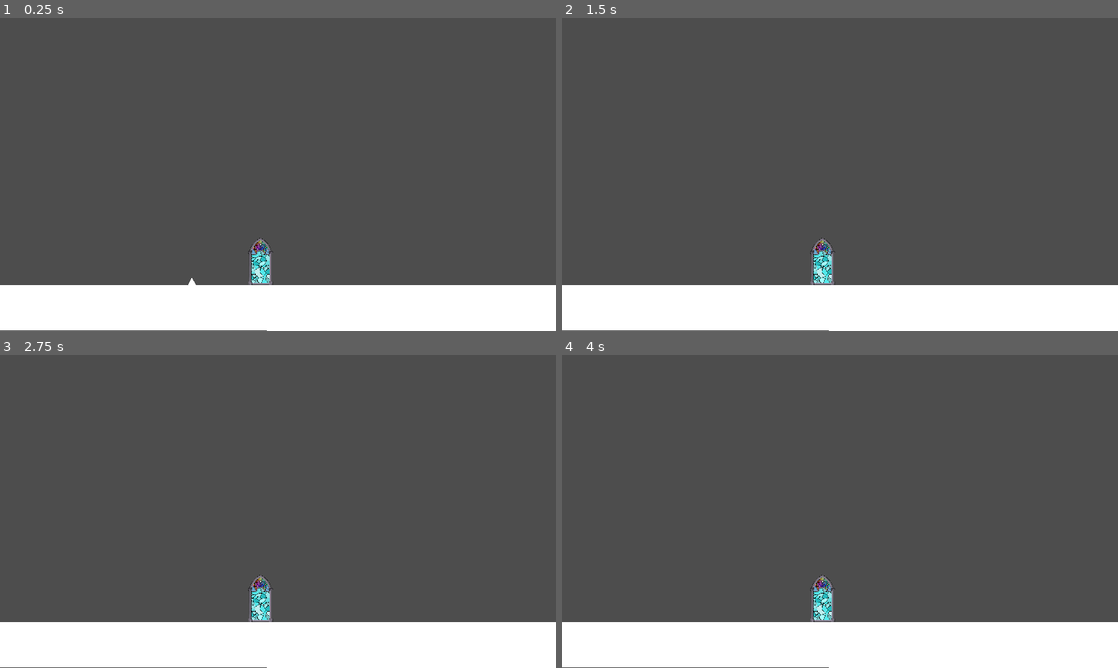
Above: before the commit, frames 1-4 (two rows, left to right).
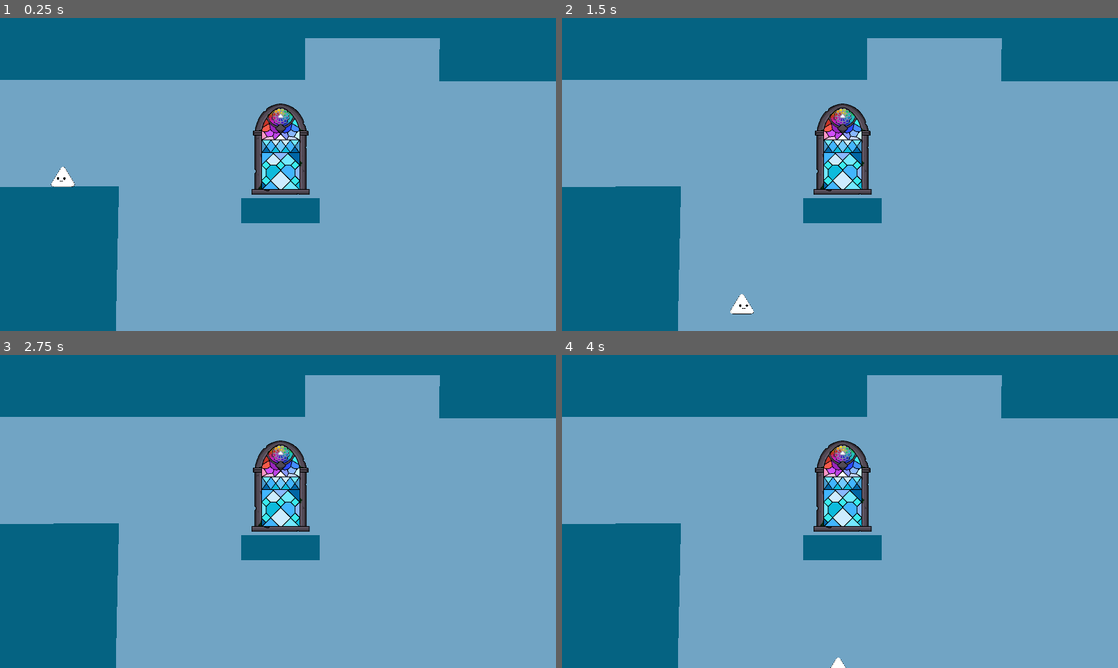
Above: after the commit, the same moments.

Repository: D4v11d/ReflectionGodot
Game: Godot game, scene res://scenes/game.tscn
Same seed, same stepped clock (60 frames per second), same inputs: the game is played once before the commit and once after it.
Inputs:
- Up to frame 1 (0.25 s): no input
- Up to frame 2 (1.5 s): tap Enter (ui_accept) at 0.5, 0.77, 1.07 s; hold Right (ui_right) from 0.53 s (still down); tap J (dash, bound only after the commit) at 0.6 s; tap K (interact, bound only after the commit) at 0.8, 1.35 s
- Up to frame 3 (2.75 s): tap Enter (ui_accept) at 1.52, 1.55, 1.82, 2, 2.1 s; release Right (ui_right) at 2.03 s; hold Left (ui_left) from 2.03 s (still down); tap J (dash, bound only after the commit) at 2.3 s
- Up to frame 4 (4 s): tap Enter (ui_accept) at 2.75, 3.02, 3.32, 3.77, 3.8 s; release Left (ui_left) at 2.78 s; hold Right (ui_right) from 2.78 s (still down); tap J (dash, bound only after the commit) at 2.85 s; tap K (interact, bound only after the commit) at 3.05, 3.6 s

The runs differ from the first frame. In frame 1, 100% of the frame differs, in the area x 0-100%, y 0-100%; in frame 2, 99%; in frame 3, 100%; in frame 4, 99%.

Commit message:
feat: Changes in description
Implement:
- Polygon Structure
- Mirror warp
- Player dash
- Animations

Diff:
--- a/project.godot
+++ b/project.godot
@@ -18,3 +18,30 @@
 [display]
 
 window/stretch/mode="canvas_items"
+
+[input]
+
+interact={
+"deadzone": 0.5,
+"events": [Object(InputEventKey,"resource_local_to_scene":false,"resource_name":"","device":-1,"window_id":0,"alt_pressed":false,"shift_pressed":false,"ctrl_pressed":false,"meta_pressed":false,"pressed":false,"keycode":0,"physical_keycode":75,"key_label":0,"unicode":107,"location":0,"echo":false,"script":null)
+, Object(InputEventKey,"resource_local_to_scene":false,"resource_name":"","device":-1,"window_id":0,"alt_pressed":false,"shift_pressed":false,"ctrl_pressed":false,"meta_pressed":false,"pressed":false,"keycode":0,"physical_keycode":69,"key_label":0,"unicode":101,"location":0,"echo":false,"script":null)
+]
+}
+dash={
+"deadzone": 0.5,
+"events": [Object(InputEventKey,"resource_local_to_scene":false,"resource_name":"","device":-1,"window_id":0,"alt_pressed":false,"shift_pressed":false,"ctrl_pressed":false,"meta_pressed":false,"pressed":false,"keycode":0,"physical_keycode":74,"key_label":0,"unicode":106,"location":0,"echo":false,"script":null)
+, Object(InputEventKey,"resource_local_to_scene":false,"resource_name":"","device":-1,"window_id":0,"alt_pressed":false,"shift_pressed":false,"ctrl_pressed":false,"meta_pressed":false,"pressed":false,"keycode":0,"physical_keycode":4194325,"key_label":0,"unicode":0,"location":0,"echo":false,"script":null)
+]
+}
+move_left={
+"deadzone": 0.5,
+"events": [Object(InputEventKey,"resource_local_to_scene":false,"resource_name":"","device":-1,"window_id":0,"alt_pressed":false,"shift_pressed":false,"ctrl_pressed":false,"meta_pressed":false,"pressed":false,"keycode":0,"physical_keycode":65,"key_label":0,"unicode":97,"location":0,"echo":false,"script":null)
+, Object(InputEventKey,"resource_local_to_scene":false,"resource_name":"","device":-1,"window_id":0,"alt_pressed":false,"shift_pressed":false,"ctrl_pressed":false,"meta_pressed":false,"pressed":false,"keycode":0,"physical_keycode":4194319,"key_label":0,"unicode":0,"location":0,"echo":false,"script":null)
+]
+}
+move_right={
+"deadzone": 0.5,
+"events": [Object(InputEventKey,"resource_local_to_scene":false,"resource_name":"","device":-1,"window_id":0,"alt_pressed":false,"shift_pressed":false,"ctrl_pressed":false,"meta_pressed":false,"pressed":false,"keycode":0,"physical_keycode":68,"key_label":0,"unicode":100,"location":0,"echo":false,"script":null)
+, Object(InputEventKey,"resource_local_to_scene":false,"resource_name":"","device":-1,"window_id":0,"alt_pressed":false,"shift_pressed":false,"ctrl_pressed":false,"meta_pressed":false,"pressed":false,"keycode":0,"physical_keycode":4194321,"key_label":0,"unicode":0,"location":0,"echo":false,"script":null)
+]
+}
--- a/scenes/game.tscn
+++ b/scenes/game.tscn
@@ -1,46 +1,82 @@
-[gd_scene load_steps=4 format=3 uid="uid://i73b5gb8cc41"]
+[gd_scene load_steps=5 format=3 uid="uid://i73b5gb8cc41"]
 
+[ext_resource type="Script" path="res://scripts/GameManager.gd" id="1_372e3"]
 [ext_resource type="PackedScene" uid="uid://c3f1y6oudbfxh" path="res://scenes/mirror.tscn" id="1_x8n6r"]
 [ext_resource type="PackedScene" uid="uid://dt7f7rvuli7cp" path="res://scenes/player.tscn" id="1_yonv0"]
-[ext_resource type="PackedScene" uid="uid://dsdvdgeoyvncw" path="res://scenes/mirror-upside-down.tscn" id="2_nyymr"]
+[ext_resource type="PackedScene" uid="uid://dsgfhokq3q6ya" path="res://scenes/polygon-structure.tscn" id="2_kqinp"]
 
 [node name="Game" type="Node2D"]
 position = Vector2(-9.98398, 495)
 
-[node name="Level1UpsideDown" type="Node" parent="."]
-
-[node name="Mirror" parent="Level1UpsideDown" instance=ExtResource("1_x8n6r")]
-position = Vector2(-66, 725)
-
-[node name="Polygon2D" type="Polygon2D" parent="Level1UpsideDown"]
-position = Vector2(-626.252, -414.773)
-scale = Vector2(2.08348, 1.63066)
-polygon = PackedVector2Array(15, 534, 1141, 534, 1141, 650.517, 15, 650)
-
-[node name="StaticBody2D" type="StaticBody2D" parent="Level1UpsideDown/Polygon2D"]
-position = Vector2(9.36935, -376.109)
-scale = Vector2(0.998791, 0.998771)
+[node name="GameManager" type="Node2D" parent="."]
+unique_name_in_owner = true
+script = ExtResource("1_372e3")
 
 [node name="Level1" type="Node" parent="."]
 
-[node name="Mirror" parent="Level1" instance=ExtResource("2_nyymr")]
-position = Vector2(-48, 1295)
+[node name="Background" type="Polygon2D" parent="Level1"]
+position = Vector2(-42, 351)
+color = Color(0.513726, 0.811765, 1, 0.666667)
+polygon = PackedVector2Array(-1845, 1022, -1766, -658, 2980, -743, 2856, 1322)
 
-[node name="Polygon2D" type="Polygon2D" parent="Level1"]
-position = Vector2(-630, -224)
-scale = Vector2(2.08348, 1.63066)
-polygon = PackedVector2Array(15, 534, 1141, 534, 1141, 650.517, 15, 650)
+[node name="Mirror" parent="Level1" node_paths=PackedStringArray("mirror_to_go", "camera_to_go") instance=ExtResource("1_x8n6r")]
+position = Vector2(352, 611)
+scale = Vector2(1.5, 1.485)
+mirror_to_go = NodePath("../../Level1UpsideDown/Mirror")
+camera_to_go = NodePath("../../Level1UpsideDown/Camera2")
 
-[node name="StaticBody2D" type="StaticBody2D" parent="Level1/Polygon2D"]
-position = Vector2(9.36935, -376.109)
-scale = Vector2(0.998791, 0.998771)
+[node name="Polygon-structure" parent="Level1" instance=ExtResource("2_kqinp")]
+position = Vector2(535.957, 1079.08)
+scale = Vector2(10.9264, 7.38461)
+color = Color(0.0220733, 0.38855, 0.511378, 1)
+polygon = PackedVector2Array(-150, -47, -78.9792, -47.5418, -80.5351, 55.375, 173.071, 47.5208, 176, 4.42142, 176, 57, 11.9672, 57, -150, 57, -150, 7.54408)
 
-[node name="Camera2D" type="Camera2D" parent="."]
-position = Vector2(589.984, -496)
+[node name="Polygon-structure2" parent="Level1" instance=ExtResource("2_kqinp")]
+position = Vector2(550.582, -6.29456)
+scale = Vector2(10.7905, 5.12797)
+color = Color(0.0220733, 0.38855, 0.511378, 1)
+polygon = PackedVector2Array(-150, -47, 8.56482, -47.0001, 176, -47, 175.47, 58.1701, 41.7419, 58.5601, 41.8173, 23.5128, -9.97001, 23.4585, -9.97001, 57.195, -150, 57)
+
+[node name="Polygon-structure3" parent="Level1" instance=ExtResource("2_kqinp")]
+position = Vector2(328, 824)
+color = Color(0.0235294, 0.388235, 0.509804, 1)
+
+[node name="Camera1" type="Camera2D" parent="Level1"]
+position = Vector2(332, 679)
+scale = Vector2(0.735294, 0.757576)
+zoom = Vector2(0.5, 0.5)
+
+[node name="Level1UpsideDown" type="Node" parent="."]
+
+[node name="Background" type="Polygon2D" parent="Level1UpsideDown"]
+position = Vector2(5803, 196)
+color = Color(0.513726, 0.811765, 1, 0.666667)
+polygon = PackedVector2Array(-1845, 1022, -1766, -658, 2980, -743, 2856, 1322)
+
+[node name="Mirror" parent="Level1UpsideDown" node_paths=PackedStringArray("mirror_to_go", "camera_to_go") instance=ExtResource("1_x8n6r")]
+position = Vector2(5883.4, 194.008)
+rotation = -3.14159
+scale = Vector2(1.5, 1.5)
+mirror_to_go = NodePath("../../Level1/Mirror")
+camera_to_go = NodePath("../../Level1/Camera1")
+
+[node name="Polygon-structure" parent="Level1UpsideDown" instance=ExtResource("2_kqinp")]
+position = Vector2(5418, 1315)
+scale = Vector2(7.51447, 3.82192)
+color = Color(0.0235294, 0.388235, 0.509804, 1)
+
+[node name="Polygon-structure2" parent="Level1UpsideDown" instance=ExtResource("2_kqinp")]
+position = Vector2(6190.4, -503.992)
+scale = Vector2(8.6227, 7.04273)
+color = Color(0.0235294, 0.388235, 0.509804, 1)
+polygon = PackedVector2Array(-150, -47, 176, -47, 176, 2.56929, 176, 57, -150, 57)
+
+[node name="Camera2" type="Camera2D" parent="Level1UpsideDown"]
+position = Vector2(6207, 231)
 zoom = Vector2(0.5, 0.5)
 
 [node name="Player" parent="." instance=ExtResource("1_yonv0")]
 z_index = 1
-position = Vector2(158.984, -119)
-collision_layer = 2
+position = Vector2(-539.016, 176)
+scale = Vector2(0.4, 0.4)
 collision_priority = 2.0
--- a/scenes/mirror-upside-down.tscn
+++ b/scenes/mirror-upside-down.tscn
@@ -4,24 +4,26 @@
 [ext_resource type="Texture2D" uid="uid://bhyl27fkcwc1o" path="res://assets/Mirrors/blue-512.png" id="2_fmsvq"]
 
 [sub_resource type="RectangleShape2D" id="RectangleShape2D_4odfv"]
-size = Vector2(158, 208)
+size = Vector2(158, 246)
 
 [node name="Mirror" type="Node2D"]
-position = Vector2(521, -86)
+position = Vector2(1257, -378)
 script = ExtResource("1_nxbnd")
 
 [node name="Sprite" type="Sprite2D" parent="."]
-position = Vector2(573, -364)
+position = Vector2(-2.99994, 14)
 scale = Vector2(0.4, 0.4)
 texture = ExtResource("2_fmsvq")
 flip_h = true
 flip_v = true
 
 [node name="Area2D" type="Area2D" parent="."]
+position = Vector2(-576, 378)
 
 [node name="CollisionShape2D" type="CollisionShape2D" parent="Area2D"]
-position = Vector2(572, -347)
+position = Vector2(572, -366)
 shape = SubResource("RectangleShape2D_4odfv")
+disabled = true
 
 [connection signal="body_entered" from="Area2D" to="." method="_on_area_2d_body_entered"]
 [connection signal="body_exited" from="Area2D" to="." method="_on_area_2d_body_exited"]
--- a/scenes/mirror.tscn
+++ b/scenes/mirror.tscn
@@ -1,25 +1,31 @@
-[gd_scene load_steps=4 format=3 uid="uid://c3f1y6oudbfxh"]
+[gd_scene load_steps=5 format=3 uid="uid://c3f1y6oudbfxh"]
 
 [ext_resource type="Script" path="res://scripts/mirror.gd" id="1_4x2lf"]
-[ext_resource type="Texture2D" uid="uid://bhyl27fkcwc1o" path="res://assets/Mirrors/blue-512.png" id="2_mq1sr"]
+[ext_resource type="Texture2D" uid="uid://cu0a4aenognbc" path="res://assets/Mirrors/Mirror Present - Light Blue.png" id="2_swamo"]
+[ext_resource type="Texture2D" uid="uid://c7a4a0locgpt" path="res://assets/Mirrors/Mirror Present - Light Blue Light.png" id="3_s4lox"]
 
 [sub_resource type="RectangleShape2D" id="RectangleShape2D_4odfv"]
-size = Vector2(150, 195)
+size = Vector2(204, 291)
 
 [node name="Mirror" type="Node2D"]
-position = Vector2(521, -86)
+position = Vector2(518, -97)
 script = ExtResource("1_4x2lf")
 
-[node name="Sprite" type="Sprite2D" parent="."]
-position = Vector2(573, -364)
-scale = Vector2(0.4, 0.4)
-texture = ExtResource("2_mq1sr")
-
 [node name="Area2D" type="Area2D" parent="."]
+position = Vector2(-580, 356)
 
 [node name="CollisionShape2D" type="CollisionShape2D" parent="Area2D"]
-position = Vector2(573, -373.5)
+position = Vector2(574, -372.5)
 shape = SubResource("RectangleShape2D_4odfv")
+
+[node name="Mirror" type="Sprite2D" parent="."]
+position = Vector2(-7, -25)
+texture = ExtResource("2_swamo")
+
+[node name="MirrorLight" type="Sprite2D" parent="."]
+visible = false
+position = Vector2(-7, -25)
+texture = ExtResource("3_s4lox")
 
 [connection signal="body_entered" from="Area2D" to="." method="_on_area_2d_body_entered"]
 [connection signal="body_exited" from="Area2D" to="." method="_on_area_2d_body_exited"]
--- a/scenes/player.tscn
+++ b/scenes/player.tscn
@@ -1,19 +1,96 @@
-[gd_scene load_steps=3 format=3 uid="uid://dt7f7rvuli7cp"]
+[gd_scene load_steps=15 format=3 uid="uid://dt7f7rvuli7cp"]
 
 [ext_resource type="Script" path="res://scripts/player.gd" id="1_rufih"]
+[ext_resource type="Texture2D" uid="uid://s3v0q121wuao" path="res://assets/Oni/oni_new.png" id="2_6sjav"]
+[ext_resource type="Texture2D" uid="uid://blp5aky0d1wqu" path="res://assets/OniDash/Oni_dash_sprite_1.png" id="2_udeps"]
+[ext_resource type="Texture2D" uid="uid://61xi43xiap18" path="res://assets/OniDash/Oni_dash_sprite_2.png" id="3_okqid"]
+[ext_resource type="Texture2D" uid="uid://bqg67kpy6bm3g" path="res://assets/OniDash/Oni_dash_sprite_3.png" id="4_2knml"]
+[ext_resource type="Texture2D" uid="uid://cln04gd5le3wd" path="res://assets/OniDash/Oni_dash_sprite_4.png" id="5_kme4b"]
+[ext_resource type="Texture2D" uid="uid://fhqdrn5u87sj" path="res://assets/OniDash/Oni_dash_sprite_5.png" id="6_vc8a1"]
 
-[sub_resource type="CircleShape2D" id="CircleShape2D_14p5r"]
-radius = 15.5153
+[sub_resource type="AtlasTexture" id="AtlasTexture_ys4xv"]
+atlas = ExtResource("2_udeps")
+region = Rect2(0, 0, 768, 256)
+
+[sub_resource type="AtlasTexture" id="AtlasTexture_0vu5p"]
+atlas = ExtResource("3_okqid")
+region = Rect2(0, 0, 768, 256)
+
+[sub_resource type="AtlasTexture" id="AtlasTexture_tt12r"]
+atlas = ExtResource("4_2knml")
+region = Rect2(0, 0, 768, 256)
+
+[sub_resource type="AtlasTexture" id="AtlasTexture_cjme6"]
+atlas = ExtResource("5_kme4b")
+region = Rect2(0, 0, 768, 256)
+
+[sub_resource type="AtlasTexture" id="AtlasTexture_l6p3i"]
+atlas = ExtResource("6_vc8a1")
+region = Rect2(0, 0, 768, 256)
+
+[sub_resource type="AtlasTexture" id="AtlasTexture_a0jw6"]
+atlas = ExtResource("2_6sjav")
+region = Rect2(0, 0, 256, 256)
+
+[sub_resource type="SpriteFrames" id="SpriteFrames_kornd"]
+animations = [{
+"frames": [{
+"duration": 1.0,
+"texture": SubResource("AtlasTexture_ys4xv")
+}, {
+"duration": 1.0,
+"texture": SubResource("AtlasTexture_0vu5p")
+}, {
+"duration": 1.0,
+"texture": SubResource("AtlasTexture_tt12r")
+}, {
+"duration": 1.0,
+"texture": SubResource("AtlasTexture_cjme6")
+}, {
+"duration": 1.0,
+"texture": SubResource("AtlasTexture_l6p3i")
+}],
+"loop": false,
+"name": &"dash",
+"speed": 10.0
+}, {
+"frames": [{
+"duration": 1.0,
+"texture": SubResource("AtlasTexture_a0jw6")
+}],
+"loop": true,
+"name": &"idle",
+"speed": 5.0
+}]
 
 [node name="Player" type="CharacterBody2D"]
-scale = Vector2(1.36, 1.32)
+position = Vector2(10, 13)
+scale = Vector2(1, 0.9)
 script = ExtResource("1_rufih")
 
-[node name="Polygon2D" type="Polygon2D" parent="."]
-position = Vector2(63.8571, -3.65625)
-scale = Vector2(1.11429, 1.15625)
-polygon = PackedVector2Array(-9, 17, -25, 49, 10, 49, -9, 17)
+[node name="CollisionPolygon2D" type="CollisionPolygon2D" parent="."]
+position = Vector2(-257.714, -124.8)
+scale = Vector2(4.27712, 2.891)
+polygon = PackedVector2Array(31.7971, 68.7704, 79.8935, 68.7704, 83.5676, 57.7545, 59.3857, -1.52588e-05, 50.9689, -1.52588e-05, 26.787, 60.5085)
 
-[node name="CollisionShape2D" type="CollisionShape2D" parent="."]
-position = Vector2(55.147, 38.6364)
-shape = SubResource("CircleShape2D_14p5r")
+[node name="DashTimer" type="Timer" parent="."]
+wait_time = 0.1
+
+[node name="DashAgainTimer" type="Timer" parent="."]
+wait_time = 0.3
+
+[node name="AnimationTime" type="Timer" parent="."]
+wait_time = 0.2
+one_shot = true
+
+[node name="Oni" type="AnimatedSprite2D" parent="."]
+position = Vector2(-26, -26.6667)
+sprite_frames = SubResource("SpriteFrames_kornd")
+animation = &"dash"
+autoplay = "idle"
+frame = 4
+frame_progress = 1.0
+
+[connection signal="timeout" from="DashTimer" to="." method="_on_dash_timer_timeout"]
+[connection signal="timeout" from="DashAgainTimer" to="." method="_on_dash_again_timer_timeout"]
+[connection signal="timeout" from="AnimationTime" to="." method="_on_animation_time_timeout"]
--- /dev/null
+++ b/scenes/polygon-structure.tscn
@@ -0,0 +1,9 @@
+[gd_scene load_steps=2 format=3 uid="uid://dsgfhokq3q6ya"]
+
+[ext_resource type="Script" path="res://scripts/polygon_structure.gd" id="1_6o2tf"]
+
+[node name="Polygon-structure" type="Polygon2D"]
+polygon = PackedVector2Array(-150, -47, 176, -47, 176, 57, -150, 57)
+script = ExtResource("1_6o2tf")
+
+[node name="StaticBody2D" type="StaticBody2D" parent="."]
--- /dev/null
+++ b/scripts/GameManager.gd
@@ -0,0 +1,23 @@
+class_name GameManager extends Node2D
+
+
+@onready var player: Player = $"../Player"
+@onready var camera_1: Camera2D = $"../Level1/Camera1"
+
+var current_camera: Camera2D
+
+func _ready() -> void:
+	current_camera = camera_1
+
+func print_something() -> void:
+	print("something")
+
+
+func warp_to_mirror(mirror: Node2D, camera: Camera2D) -> void:
+	player.global_position = mirror.global_position
+	player.swap_gravity()
+	player.oni.flip_v = !player.oni.flip_v
+	current_camera.enabled = false
+	camera.enabled = true
+
+	current_camera = camera
--- a/scripts/mirror.gd
+++ b/scripts/mirror.gd
@@ -1,22 +1,32 @@
-extends Node2D
+class_name Mirror extends Node2D
 
-@onready var sprite: Sprite2D = $Sprite
+@onready var game_manager: GameManager = %GameManager
+@onready var mirror_light: Sprite2D = $MirrorLight
+@onready var mirror: Sprite2D = $Mirror
 
-# Called when the node enters the scene tree for the first time.
-func _ready() -> void:
-	var texture = load('res://assets/Mirrors/blue-512.png')
-	sprite.texture = texture
+@export var mirror_to_go: Mirror
+@export var camera_to_go: Camera2D
 
+var can_enter_mirror = false
 
 # Called every frame. 'delta' is the elapsed time sinc the previous frame.
 func _process(delta: float) -> void:
-	pass
+	if Input.is_action_just_pressed("interact") and can_enter_mirror:
+		game_manager.warp_to_mirror(mirror_to_go, camera_to_go)
 
 
 
 func _on_area_2d_body_entered(body: Node2D) -> void:
-	pass # Replace with function body.
+	if body is Player:
+		print("Player entered area")
+		can_enter_mirror = true
+		mirror.visible = false
+		mirror_light.visible = true
 
 
 func _on_area_2d_body_exited(body: Node2D) -> void:
-	pass # Replace with function body.
+	if body is Player:
+		print("Player exited area")
+		can_enter_mirror = false
+		mirror.visible = true
+		mirror_light.visible = false
--- a/scripts/player.gd
+++ b/scripts/player.gd
@@ -1,25 +1,86 @@
 class_name Player extends CharacterBody2D
 
+@onready var oni: AnimatedSprite2D = $Oni
+@onready var dash_timer: Timer = $DashTimer
+@onready var dash_again_timer: Timer = $DashAgainTimer
+@onready var animation_time: Timer = $AnimationTime
 
-const SPEED = 200.0
-const JUMP_VELOCITY = -200.0 # 200
+const SPEED = 400.0
+const JUMP_VELOCITY = -700.0
+const DASH_SPEED = 2500.0
+
+var is_dashing = false
+var dash_available = true
+var air_dash_available = true
+
+var gravity_direction = 1
+var pre_dash_gravity_direction = 1
+var looking_direction = 1
 
 
 func _physics_process(delta: float) -> void:
+
+	if is_on_floor():
+		air_dash_available = true
 	# Add the gravity.
 	if not is_on_floor():
-		velocity += get_gravity() * delta # *-1 gravity_direction
+		velocity += get_gravity() * 2 * delta * gravity_direction
 
 	# Handle jump.
 	if Input.is_action_just_pressed("ui_accept") and (is_on_floor() or is_on_ceiling()):
-		velocity.y = JUMP_VELOCITY # * -1 gravity_direction
+			velocity.y = JUMP_VELOCITY * gravity_direction
 
 	# Get the input direction and handle the movement/deceleration.
-	# As good practice, you should replace UI actions with custom gameplay actions.
-	var direction := Input.get_axis("ui_left", "ui_right")
-	if direction:
+	var direction := Input.get_axis("move_left", "move_right")
+	if direction and !is_dashing:
+		looking_direction = direction
 		velocity.x = direction * SPEED
 	else:
 		velocity.x = move_toward(velocity.x, 0, SPEED)
 
+	if direction > 0:
+		oni.flip_h = true
+	elif direction < 0:
+		oni.flip_h = false
+
+	# Dash
+	handle_dash()
+
 	move_and_slide()
+
+
+func swap_gravity() -> void:
+	gravity_direction *= -1
+	pre_dash_gravity_direction = gravity_direction
+
+
+func handle_dash() -> void:
+	if Input.is_action_just_pressed("dash") and dash_available:
+		# start timers
+		dash_timer.start() # air time
+		animation_time.start() # animation time
+		dash_again_timer.start() # time before player can dash again
+		dash_available = false
+
+		velocity.x = looking_direction * DASH_SPEED
+		is_dashing = true
+		pre_dash_gravity_direction = gravity_direction  # Save current gravity direction
+		if !is_on_floor() && !is_on_ceiling():
+			gravity_direction = 0  # Disable gravity during dash
+		velocity.y = 0
+		oni.play("dash")
+
+
+func _on_dash_timer_timeout() -> void:
+	gravity_direction = pre_dash_gravity_direction  # Restore pre-dash gravity direction
+	velocity.x = move_toward(velocity.x, 0, SPEED)
+	is_dashing = false
+
+
+func _on_animation_time_timeout() -> void:
+
+	oni.play("idle")
+
+
+func _on_dash_again_timer_timeout() -> void:
+	dash_available = true
--- /dev/null
+++ b/scripts/polygon_structure.gd
@@ -0,0 +1,9 @@
+class_name PolygonStructure extends Polygon2D
+
+@onready var static_body_2d: StaticBody2D = $StaticBody2D
+
+func _ready() -> void:
+	# Create and configure the CollisionPolygon2D directly
+	var collision = CollisionPolygon2D.new()
+	collision.polygon = polygon
+	static_body_2d.add_child(collision)
Binary file added: assets/Mirrors/Mirror Present - Light Blue Light.png
Not shown, added: assets/Mirrors/Mirror Present - Light Blue Light.png.import
Binary file added: assets/Mirrors/Mirror Present - Light Blue.png
Not shown, added: assets/Mirrors/Mirror Present - Light Blue.png.import
Binary file added: assets/Oni/dash.png
Not shown, added: assets/Oni/dash.png.import
Binary file added: assets/Oni/dash2.png
Not shown, added: assets/Oni/dash2.png.import
Binary file added: assets/Oni/dash3.png
Not shown, added: assets/Oni/dash3.png.import
Binary file added: assets/Oni/dash4.png
Not shown, added: assets/Oni/dash4.png.import
(and 14 more such lines)
